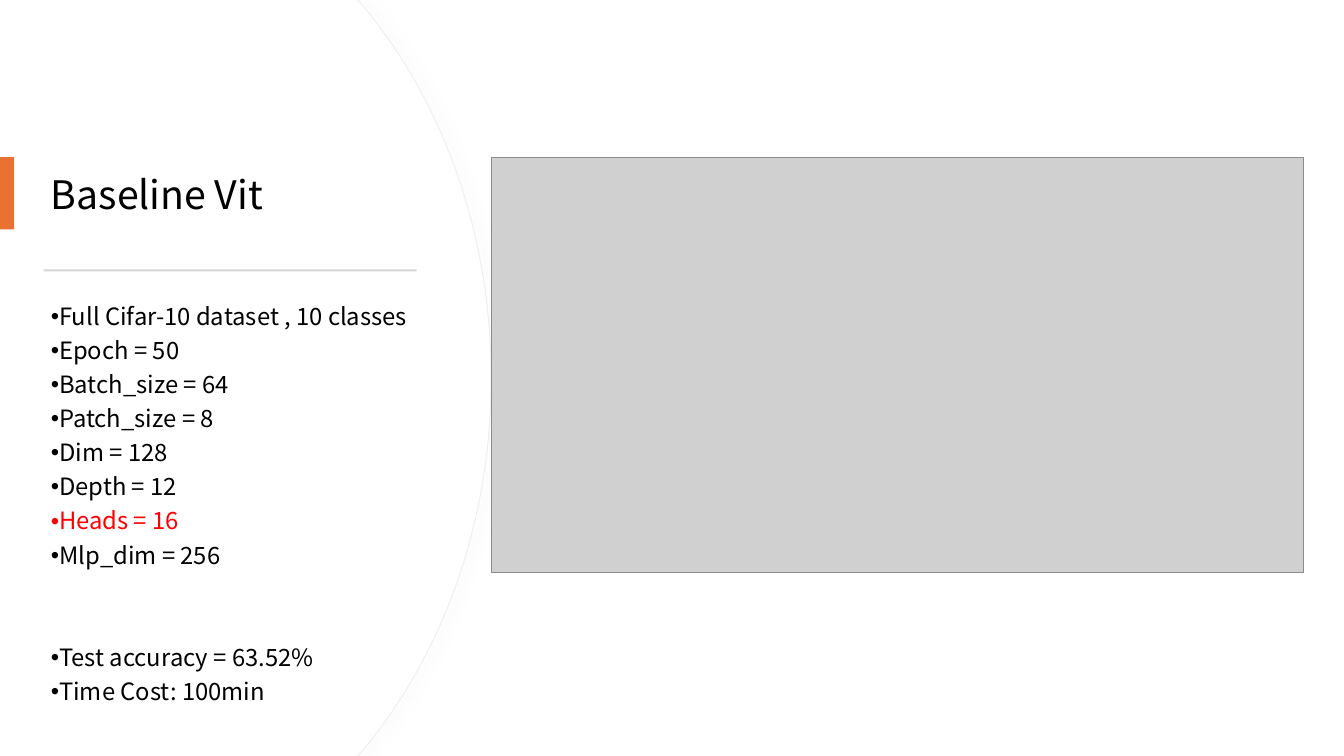
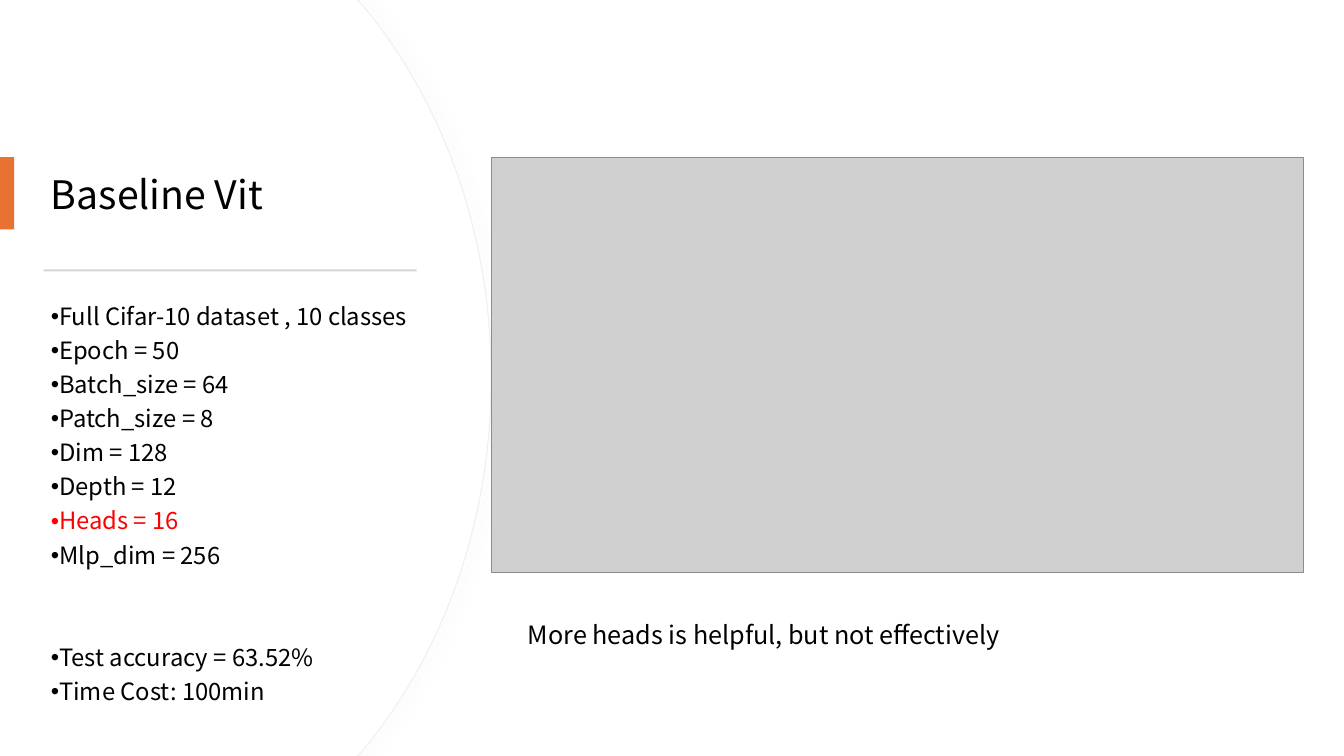
Before and after one commit to 410oldfish/Adv-CV, a slide deck: slide 13 of A1/Report/Vit.pptx. Drawn at 1344x756 pixels with LibreOffice and Linux fonts; fonts in the diff are those of the drawing; grey boxes stand for pictures. Boxes give left, top, right and bottom in pixels: in the first picture for what was removed or moved away, otherwise in the second. Text is boxed around its words. In the diff, an @@ line names an element or a change of style, - is before the commit and + after.

```diff
--- a/A1/Report/Vit.pptx
+++ b/A1/Report/Vit.pptx
@@ text added at (528, 623, 1000, 650), 18 pt, text #000000 @@
+More heads is helpful, but not effectively
```
Also in this commit, not shown: 6 other slides changed, 2 slides added.
